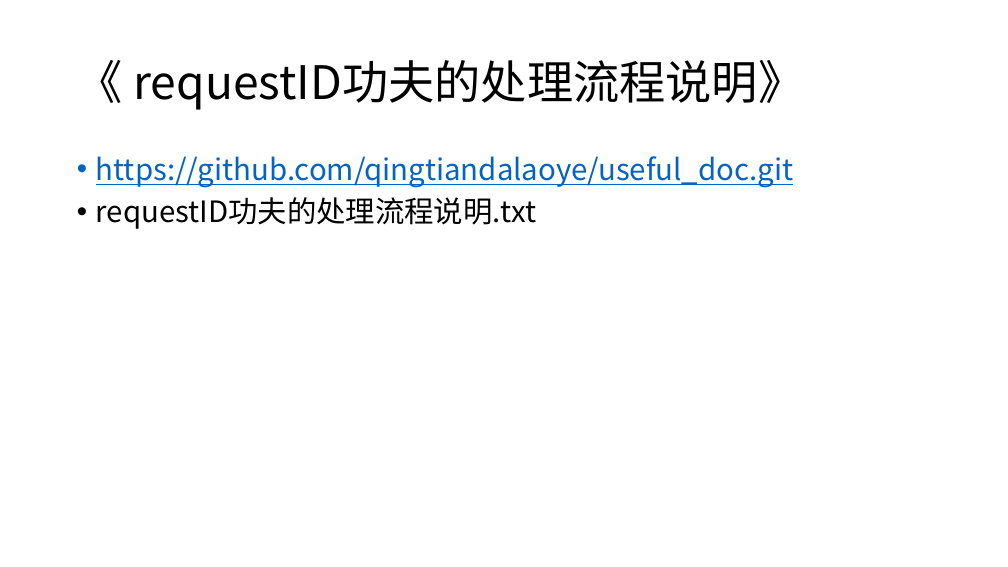
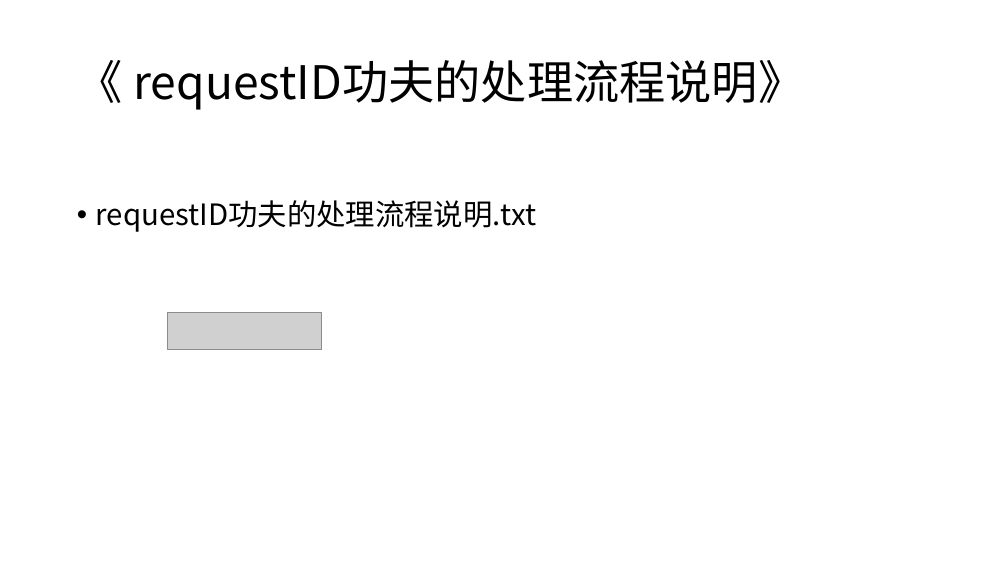
Before and after one commit to qingtiandalaoye/useful_doc, a slide deck: slide 7 of 虚拟货币跨交易所高频交易系统.pptx. Drawn at 1008x567 pixels with LibreOffice and Linux fonts; fonts in the diff are those of the drawing; grey boxes stand for pictures. Boxes give left, top, right and bottom in pixels: in the first picture for what was removed or moved away, otherwise in the second. Text is boxed around its words. In the diff, an @@ line names an element or a change of style, - is before the commit and + after.

Commit message:
add requestID功夫的处理流程说明  into ppt

```diff
--- a/虚拟货币跨交易所高频交易系统.pptx
+++ b/虚拟货币跨交易所高频交易系统.pptx
@@ text at [96, 156, 793, 188]: paragraph removed @@
-• https://github.com/qingtiandalaoye/useful_doc.git
@@ picture added at [168, 313, 321, 349] @@
```
